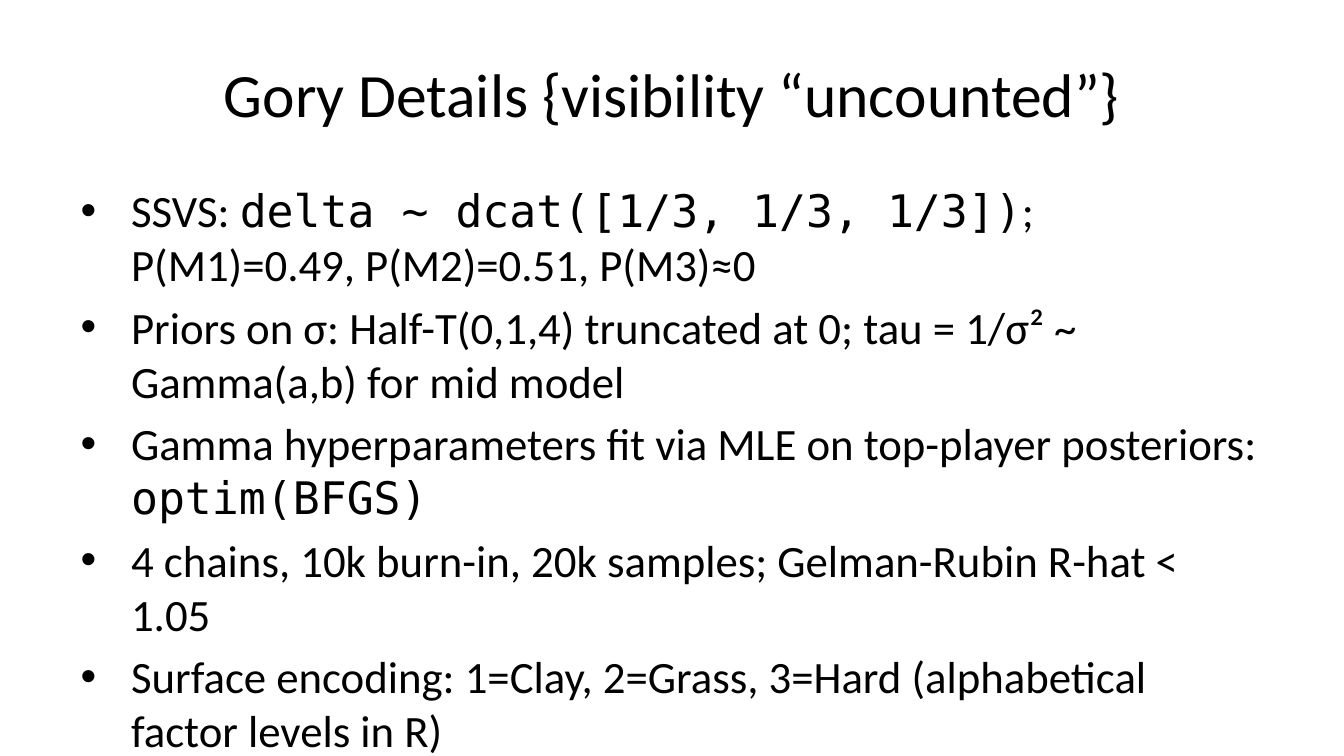
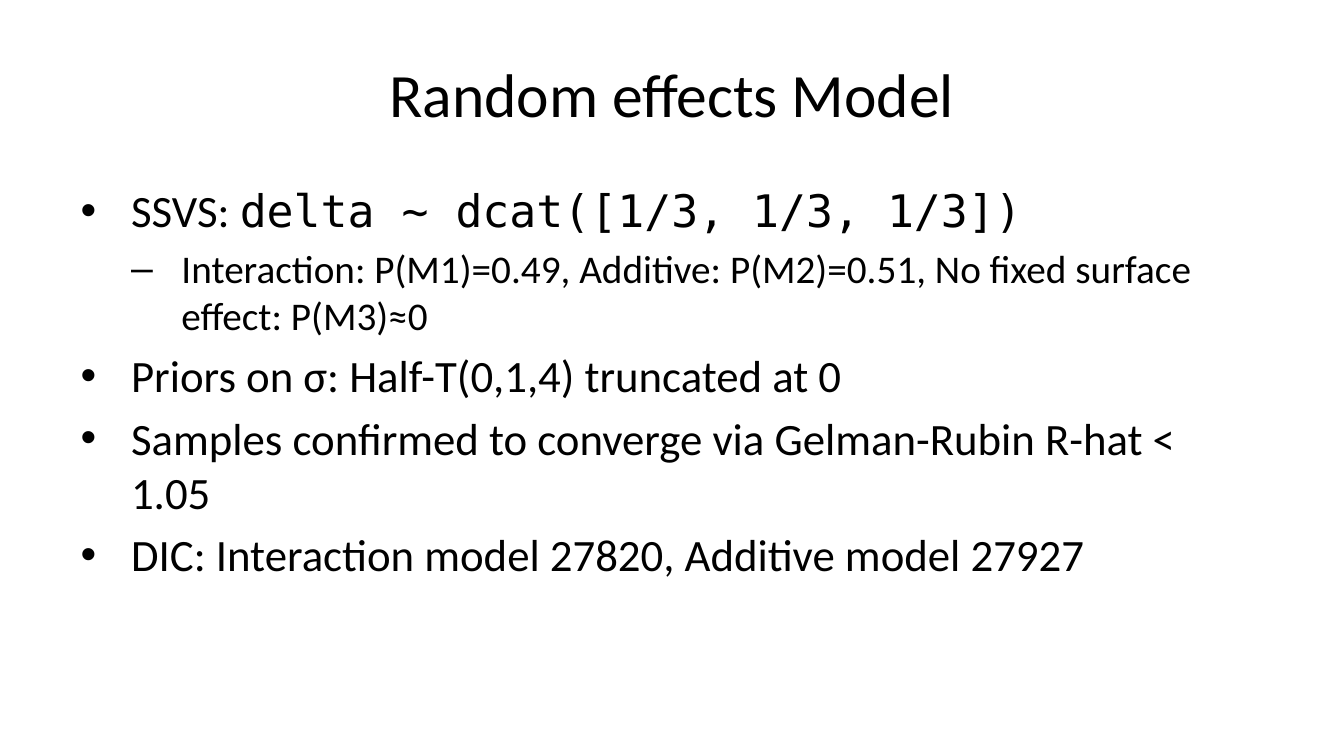
Before and after one commit to ryan-merser/ST540_Bayes, a slide deck: slide 16 of Presentation_files/Presentation2.pptx (slide 14 before the commit). Drawn at 1344x756 pixels with LibreOffice and Linux fonts; fonts in the diff are those of the drawing. Boxes give left, top, right and bottom in pixels: in the first picture for what was removed or moved away, otherwise in the second. Text is boxed around its words. In the diff, an @@ line names an element or a change of style, - is before the commit and + after.

```diff
--- a/Presentation_files/Presentation2.pptx
+++ b/Presentation_files/Presentation2.pptx
@@ title at [389,74,954,118]: text changed @@
-Gory Details {visibility “uncounted”}
+Random effects Model
@@ text at [131,192,1191,577]: text changed @@
-• SSVS: delta ~ dcat([1/3, 1/3, 1/3]); P(M1)=0.49, P(M2)=0.51, P(M3)≈0
-• Priors on σ: Half-T(0,1,4) truncated at 0; tau = 1/σ² ~ Gamma(a,b) for mid model
-• Gamma hyperparameters fit via MLE on top-player posteriors: optim(BFGS)
-• 4 chains, 10k burn-in, 20k samples; Gelman-Rubin R-hat < 1.05
-• Surface encoding: 1=Clay, 2=Grass, 3=Hard (alphabetical factor levels in R)
+• SSVS: delta ~ dcat([1/3, 1/3, 1/3])
+  – Interaction: P(M1)=0.49, Additive: P(M2)=0.51, No fixed surface effect: P(M3)≈0
+• Priors on σ: Half-T(0,1,4) truncated at 0
+• Samples confirmed to converge via Gelman-Rubin R-hat < 1.05
+• DIC: Interaction model 27820, Additive model 27927
```
Also in this commit, not shown: 3 other slides changed, 5 slides added, 2 slides removed, 7 other files.
